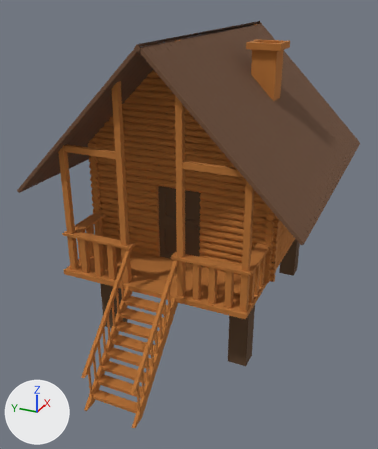
Two versions of the glTF model public/assets/cabin/cabin/Untitled.glb, one commit apart.
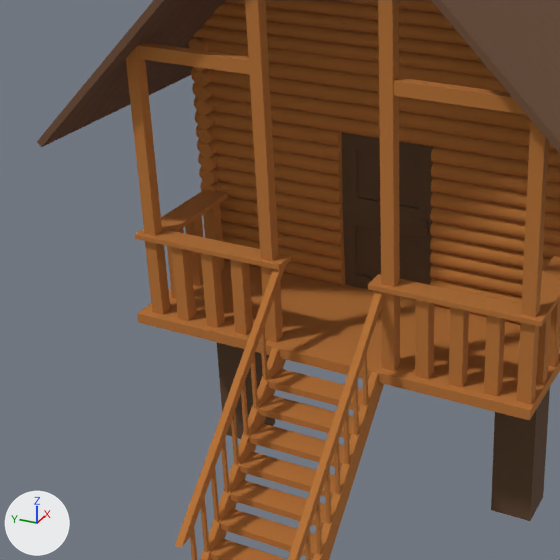
There are two pictures of each version: one whole from a 50 mm lens placed at (-26.1, -8.2, 17.8), pointed at (-2.3, 2.6, 5.9), one close up on the part from 0% to 69% of the width and 28% to 86% of the height. Arrows for +X, +Y and +Z are at lower left; the lights stay in place. The older version's two pictures come first. Where no turn or scale is listed for an object, it has been applied to the vertices. Vertices at exactly the same position are counted once.

In view in the first close-up: 'Plane_Ligher Brown.001_0', 'Plane_Material.001_0', 'Plane_Roof_0'.
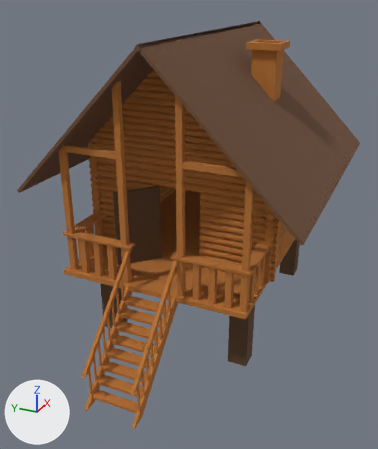
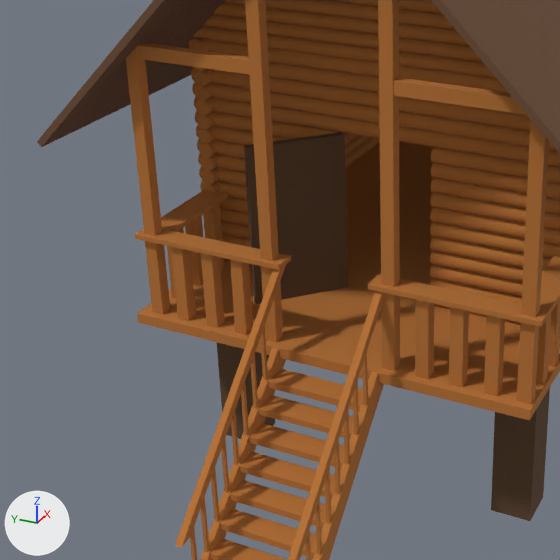
The change, as a diff of the scene's bpy script:
```diff
--- a/public/assets/cabin/cabin/Untitled.glb.py
+++ b/public/assets/cabin/cabin/Untitled.glb.py
@@ me_plane_material_001_0_002 @@
 # used by ob_plane_material_001_0; location = (-8.45, 2.58, -0.05)
-me_plane_material_001_0_002.from_pydata(...)  # 200 vertices, 334 faces; spans x 3.24..14.41, y -4.53..4.09, z -0.03..8.45
+me_plane_material_001_0_002.from_pydata(...)  # 200 vertices, 334 faces; spans x 3.06..14.41, y -4.53..4.09, z -0.03..8.45
+# me_plane_material_001_0_002 part 1: the loose piece of 8 vertices spanning x 4.8..4.87, y -1.11..-0.93, z 6.2..6.58 is turned -133.8 degrees about the z axis through its middle, then moved by (-1.46, 3.74, 0.0)
+# me_plane_material_001_0_002 part 2: the loose piece of 28 vertices spanning x 4.84..5.08, y -1.24..1.16, z 4.33..8.45 is turned -133.8 degrees about the z axis through its middle, then moved by (-0.95, 1.99, 0.0)
+# other edits to the shape of me_plane_material_001_0_002 do not show in these pictures
 me_plane_material_001_0_002.materials.append(mat_material_001)
```

Location of each change, (x1, y1, x2, y2) in pixels of the close-ups (560 x 560 px; the box of a moved part takes in the faces that stretch with it):
part 1 of me_plane_material_001_0_002, moved or reshaped (not visible afterwards)
    before: (420, 219, 428, 235)
part 2 of me_plane_material_001_0_002, moved or reshaped
    before: (342, 132, 433, 290)
    after: (244, 132, 348, 304)
